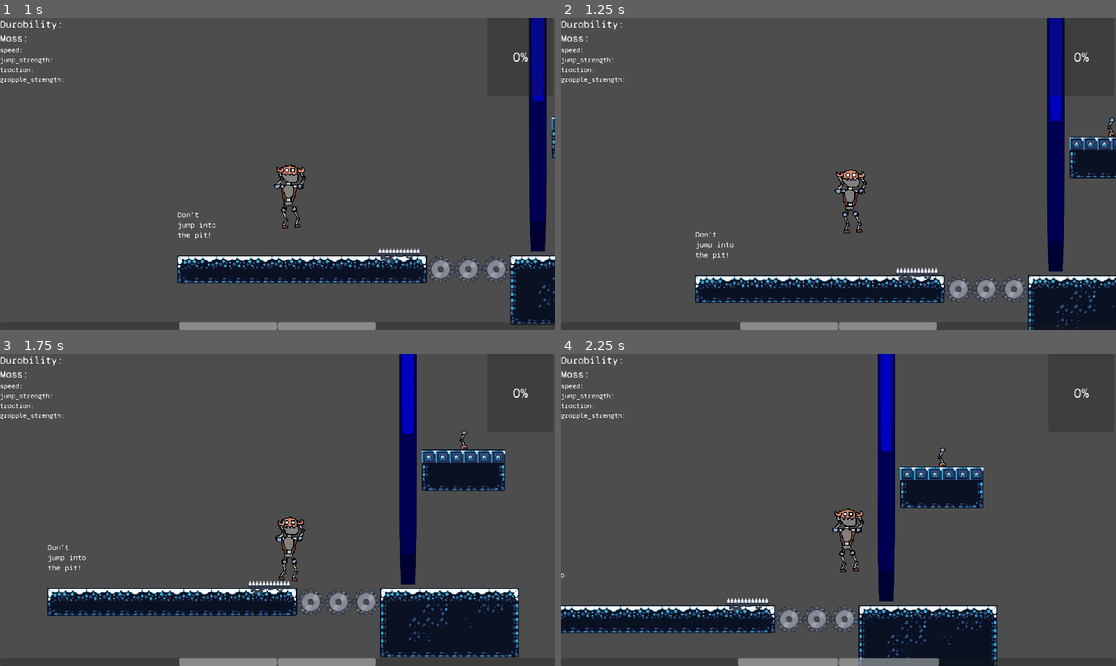
Above: before the commit, frames 1-4 (two rows, left to right).
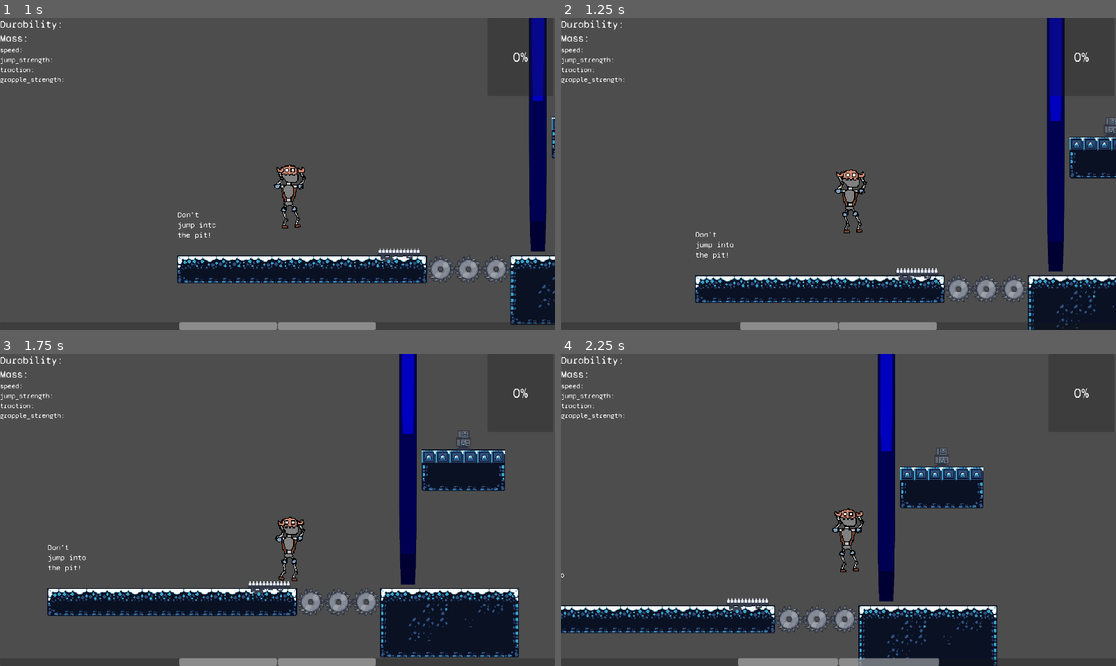
Above: after the commit, the same moments.

Repository: T4R1N/BuiltToScale
Game: Godot game, scene res://Scenes/Stage.tscn
Same seed, same stepped clock (60 frames per second), same inputs: the game is played once before the commit and once after it. This scene is started directly instead of the project's main scene. The engine's default icon, where the game draws it, is replaced by a stand-in: a white triangle on a blue panel in a dark square.
Inputs (mouse positions are in pixels of both pictures, inside the frame that each line leads up to):
- Up to frame 1 (1 s): move the mouse to (399, 158) at 0.52 s; hold D (Right) from 0.53 s (still down); hold Shift (Grab) from 0.53 s (still down); click (399, 158) at 0.67 s; tap Space (Jump) at 0.77 s
- Up to frame 2 (1.25 s): keep holding D (Right); keep holding Shift (Grab)
- Up to frame 3 (1.75 s): keep holding D (Right); move the mouse to (166, 525) at 1.27 s; release Shift (Grab) at 1.28 s; tap Shift (Grab) at 1.35 s; tap Space (Jump) at 1.52 s
- Up to frame 4 (2.25 s): move the mouse to (894, 441) at 2.02 s; release D (Right) at 2.03 s; hold A (Left) from 2.03 s (still down); hold Shift (Grab) from 2.03 s (still down)

Frame 1 is identical in both runs. In frame 2, 0.1% of the frame differs, in the area x 97-100%, y 31-39%; in frame 3, 0.1%; in frame 4, 0.1%, in the area x 67-70%, y 30-37%.
Error before the commit: Invalid access to property or key 'cur_skelly' on a base object of type 'null instance'. (res://Scripts/Player.gd:39)
Error after the commit: Invalid access to property or key 'cur_skelly' on a base object of type 'null instance'. (res://Scripts/Player.gd:40)

Commit message:
PUnbuas commit

Diff:
--- a/Inventory/DefaultInvData.tres
+++ b/Inventory/DefaultInvData.tres
@@ -1,8 +1,9 @@
-[gd_resource type="Resource" script_class="InvData" load_steps=3 format=3 uid="uid://canq0lhp8h867"]
+[gd_resource type="Resource" script_class="InvData" load_steps=4 format=3 uid="uid://canq0lhp8h867"]
 
 [ext_resource type="Resource" uid="uid://ccs1cm76xsypy" path="res://Robot/Limbs/Legs/SuperLeg.tres" id="1_q08tx"]
 [ext_resource type="Script" path="res://Inventory/InvData.gd" id="2_54df5"]
+[ext_resource type="Resource" uid="uid://c5p870r4re5li" path="res://Robot/Skeletons/AdequateBipedal1.tres" id="2_pr5tn"]
 
 [resource]
 script = ExtResource("2_54df5")
-inv_data = Array[Resource("res://Robot/AbstractRobotPiece.gd")]([ExtResource("1_q08tx"), null, null, null, null, null, null, null, null, null, null, null, null, null, null, null, null, null, null, null])
+inv_data = Array[Resource("res://Robot/AbstractRobotPiece.gd")]([ExtResource("1_q08tx"), ExtResource("2_pr5tn"), null, null, null, null, null, null, null, null, null, null, null, null, null, null, null, null, null, null])
--- a/Inventory/InventoryDatabase.gd
+++ b/Inventory/InventoryDatabase.gd
@@ -8,10 +8,10 @@
 @export var skeletons: Array[RobotSkeleton]
 
 func pickup(piece: AbstractRobotPiece):
-	for slot in inventory.inv_data:
-		if slot == null:
-			slot = piece
-			print(slot)
+	for i in range(inventory.inv_data.size()):
+		if inventory.inv_data[i] == null:
+			inventory.inv_data[i] = piece
+			print(inventory.inv_data[i])
 			break
 
 func remove_piece(piece: AbstractRobotPiece, place_id: int):
--- a/Inventory/InventoryDatabase.tscn
+++ b/Inventory/InventoryDatabase.tscn
@@ -6,9 +6,13 @@
 [ext_resource type="Resource" uid="uid://di4glhrmsc5ff" path="res://Robot/Limbs/Legs/MakeshiftLeg.tres" id="4_ybkst"]
 [ext_resource type="Resource" uid="uid://canq0lhp8h867" path="res://Inventory/DefaultInvData.tres" id="5_hgtph"]
 [ext_resource type="Resource" uid="uid://c6mbuv2usj2vh" path="res://Robot/Skeletons/SuperBipedal.tres" id="6_ogcig"]
+[ext_resource type="Resource" uid="uid://pshmp2388fhw" path="res://Robot/Skeletons/AdequateBipedal2.tres" id="7_p4wpu"]
+[ext_resource type="Resource" uid="uid://c5p870r4re5li" path="res://Robot/Skeletons/AdequateBipedal1.tres" id="8_dglou"]
+[ext_resource type="Resource" uid="uid://b0bb0fdyh5tgw" path="res://Robot/Skeletons/AdequateBipedal3.tres" id="9_qyq78"]
+[ext_resource type="Resource" uid="uid://dordhcwskxkyi" path="res://Robot/Skeletons/AdequateBipedal4.tres" id="10_8vt2x"]
 
 [node name="InventoryDatabase" type="Node"]
 script = ExtResource("1_kpvxv")
 inf_inventory = Array[Resource("res://Robot/AbstractRobotPiece.gd")]([ExtResource("2_goo0s"), ExtResource("3_mnukb"), ExtResource("4_ybkst")])
 inventory = ExtResource("5_hgtph")
-skeletons = Array[Resource("res://Robot/Skeletons/RobotSkeleton.gd")]([ExtResource("2_goo0s"), ExtResource("6_ogcig")])
+skeletons = Array[Resource("res://Robot/Skeletons/RobotSkeleton.gd")]([ExtResource("2_goo0s"), ExtResource("6_ogcig"), ExtResource("7_p4wpu"), ExtResource("8_dglou"), ExtResource("9_qyq78"), ExtResource("10_8vt2x")])
--- /dev/null
+++ b/Robot/Skeletons/AdequateBipedal1.tres
@@ -0,0 +1,15 @@
+[gd_resource type="Resource" script_class="RobotSkeleton" load_steps=3 format=3 uid="uid://c5p870r4re5li"]
+
+[ext_resource type="Script" path="res://Robot/Skeletons/RobotSkeleton.gd" id="1_35psx"]
+[ext_resource type="Texture2D" uid="uid://cot2j37n8dlle" path="res://Robot/Skeletons/ArcadeSkeleton.png" id="2_krn2v"]
+
+[resource]
+script = ExtResource("1_35psx")
+arms = Array[Resource("res://Robot/Limbs/Arms/RobotArm.gd")]([null, null])
+legs = Array[Resource("res://Robot/Limbs/Legs/RobotLeg.gd")]([null, null])
+augments = Array[Resource("res://Robot/Augments/RobotAugment.gd")]([null, null])
+designation = "Bipedal"
+mass = 3.0
+durability = 6.0
+texture = ExtResource("2_krn2v")
+type = "Adequate"
--- /dev/null
+++ b/Robot/Skeletons/AdequateBipedal2.tres
@@ -0,0 +1,15 @@
+[gd_resource type="Resource" script_class="RobotSkeleton" load_steps=3 format=3 uid="uid://pshmp2388fhw"]
+
+[ext_resource type="Script" path="res://Robot/Skeletons/RobotSkeleton.gd" id="1_887f7"]
+[ext_resource type="Texture2D" uid="uid://ctu4sdb3truk4" path="res://Robot/Skeletons/FazbearSkeleton.png" id="2_t4tep"]
+
+[resource]
+script = ExtResource("1_887f7")
+arms = Array[Resource("res://Robot/Limbs/Arms/RobotArm.gd")]([null, null])
+legs = Array[Resource("res://Robot/Limbs/Legs/RobotLeg.gd")]([null, null])
+augments = Array[Resource("res://Robot/Augments/RobotAugment.gd")]([null, null])
+designation = "Bipedal"
+mass = 3.0
+durability = 6.0
+texture = ExtResource("2_t4tep")
+type = "Adequate"
--- /dev/null
+++ b/Robot/Skeletons/AdequateBipedal3.tres
@@ -0,0 +1,15 @@
+[gd_resource type="Resource" script_class="RobotSkeleton" load_steps=3 format=3 uid="uid://b0bb0fdyh5tgw"]
+
+[ext_resource type="Script" path="res://Robot/Skeletons/RobotSkeleton.gd" id="1_1hl6n"]
+[ext_resource type="Texture2D" uid="uid://2ugl7wwjqfst" path="res://Robot/Skeletons/HRSkeleton.png" id="2_qwsnf"]
+
+[resource]
+script = ExtResource("1_1hl6n")
+arms = Array[Resource("res://Robot/Limbs/Arms/RobotArm.gd")]([null, null])
+legs = Array[Resource("res://Robot/Limbs/Legs/RobotLeg.gd")]([null, null])
+augments = Array[Resource("res://Robot/Augments/RobotAugment.gd")]([null, null])
+designation = "Bipedal"
+mass = 3.0
+durability = 6.0
+texture = ExtResource("2_qwsnf")
+type = "Adequate"
--- /dev/null
+++ b/Robot/Skeletons/AdequateBipedal4.tres
@@ -0,0 +1,15 @@
+[gd_resource type="Resource" script_class="RobotSkeleton" load_steps=3 format=3 uid="uid://dordhcwskxkyi"]
+
+[ext_resource type="Script" path="res://Robot/Skeletons/RobotSkeleton.gd" id="1_7ix36"]
+[ext_resource type="Texture2D" uid="uid://c1ad81tgaqnov" path="res://Robot/Skeletons/KarenSkeleton.png" id="2_cdgmb"]
+
+[resource]
+script = ExtResource("1_7ix36")
+arms = Array[Resource("res://Robot/Limbs/Arms/RobotArm.gd")]([null, null])
+legs = Array[Resource("res://Robot/Limbs/Legs/RobotLeg.gd")]([null, null])
+augments = Array[Resource("res://Robot/Augments/RobotAugment.gd")]([null, null])
+designation = "Bipedal"
+mass = 3.0
+durability = 6.0
+texture = ExtResource("2_cdgmb")
+type = "Adequate"
--- a/Scenes/Stage.tscn
+++ b/Scenes/Stage.tscn
@@ -1,15 +1,15 @@
 [gd_scene load_steps=13 format=3 uid="uid://xjci2p0oquym"]
 
 [ext_resource type="PackedScene" uid="uid://lbttidtwr61x" path="res://Scenes/Player.tscn" id="1_yy72t"]
-[ext_resource type="Resource" uid="uid://b081nwewto1mn" path="res://Robot/Skeletons/MakeshiftBipedal.tres" id="2_ge4ut"]
 [ext_resource type="PackedScene" uid="uid://ctf3x6h5lsns6" path="res://Scenes/Camera.tscn" id="3_3c7m6"]
 [ext_resource type="Texture2D" uid="uid://0jco0ibkja2w" path="res://Assets/Snow platform tileset.png" id="3_x7bc4"]
 [ext_resource type="PackedScene" uid="uid://ca15o1d2nemi6" path="res://Scenes/IngameUI.tscn" id="5_6xs6y"]
 [ext_resource type="PackedScene" uid="uid://clnqneypla45e" path="res://Scenes/Sawblade.tscn" id="6_s7ot8"]
 [ext_resource type="PackedScene" uid="uid://cew6fedv6vq1x" path="res://Scenes/GrabPoint.tscn" id="7_yle4h"]
+[ext_resource type="Resource" uid="uid://b0bb0fdyh5tgw" path="res://Robot/Skeletons/AdequateBipedal3.tres" id="8_h3lr3"]
 [ext_resource type="PackedScene" uid="uid://dgylcv4p02iem" path="res://Inventory/Item.tscn" id="8_w1c17"]
 [ext_resource type="PackedScene" uid="uid://bbjukcfe2o813" path="res://Scenes/Spike.tscn" id="9_w32su"]
-[ext_resource type="Theme" uid="uid://cwpm0manfxk76" path="res://Assets/tres/MainGUI.tres" id="10_tdmkx"]
+[ext_resource type="Theme" path="res://Assets/tres/MainGUI.tres" id="10_tdmkx"]
 
 [sub_resource type="TileSetAtlasSource" id="TileSetAtlasSource_a61kd"]
 texture = ExtResource("3_x7bc4")
@@ -416,7 +416,6 @@
 
 [node name="Player" parent="." instance=ExtResource("1_yy72t")]
 position = Vector2(256, 320)
-skeleton = ExtResource("2_ge4ut")
 
 [node name="TileMap" type="TileMap" parent="."]
 scale = Vector2(4, 4)
@@ -433,12 +432,16 @@
 
 [node name="Item" parent="." instance=ExtResource("8_w1c17")]
 position = Vector2(1920, -256)
+item = ExtResource("8_h3lr3")
 
 [node name="Sawblade4" parent="." instance=ExtResource("6_s7ot8")]
 position = Vector2(1344, 576)
 
 [node name="Sawblade5" parent="." instance=ExtResource("6_s7ot8")]
 position = Vector2(1472, 576)
+
+[node name="Spikes" parent="." instance=ExtResource("9_w32su")]
+position = Vector2(1024, 512)
 
 [node name="Label" type="Label" parent="."]
 z_index = -3
@@ -450,7 +453,4 @@
 text = "Don't jump into the pit!"
 autowrap_mode = 2
 
-[node name="Spikes" parent="." instance=ExtResource("9_w32su")]
-position = Vector2(1024, 512)
-
 [connection signal="climb" from="GrabPoint" to="Player" method="set_canClimb"]
--- a/Scripts/Player.gd
+++ b/Scripts/Player.gd
@@ -30,13 +30,18 @@
 
 var DEAD = false
 
-@onready var mass = skeleton.mass
-@onready var max_hp = skeleton.durability
+var mass: float
+var max_hp: float
+
 @onready var ingame_ui = $"../IngameUI"
 @onready var inv_database = get_node("/root/Main/InventoryDatabase")
 
 func build():
 	skeleton = inv_database.cur_skelly
+
+	mass = skeleton.mass
+	max_hp = skeleton.durability
+
 	print(str(skeleton.type) + str(skeleton.arms) + str(skeleton.legs))
 	for i in skeleton.arms:
 		mass += i.mass
Not shown: 1 places in Inventory/InventoryDatabase.tscn that only renumber resources
Binary file added: Robot/Limbs/Arms/AdequateArm1.png
Not shown, added: Robot/Limbs/Arms/AdequateArm1.png.import
Binary file added: Robot/Skeletons/ArcadeSkeleton.png
Not shown, added: Robot/Skeletons/ArcadeSkeleton.png.import
Binary file added: Robot/Skeletons/FazbearSkeleton.png
Not shown, added: Robot/Skeletons/FazbearSkeleton.png.import
Binary file added: Robot/Skeletons/HRSkeleton.png
Not shown, added: Robot/Skeletons/HRSkeleton.png.import
Binary file added: Robot/Skeletons/KarenSkeleton.png
Not shown, added: Robot/Skeletons/KarenSkeleton.png.import
Not shown: 1 places in Scenes/Menu.tscn that only renumber resources
(and 1 more such lines)
